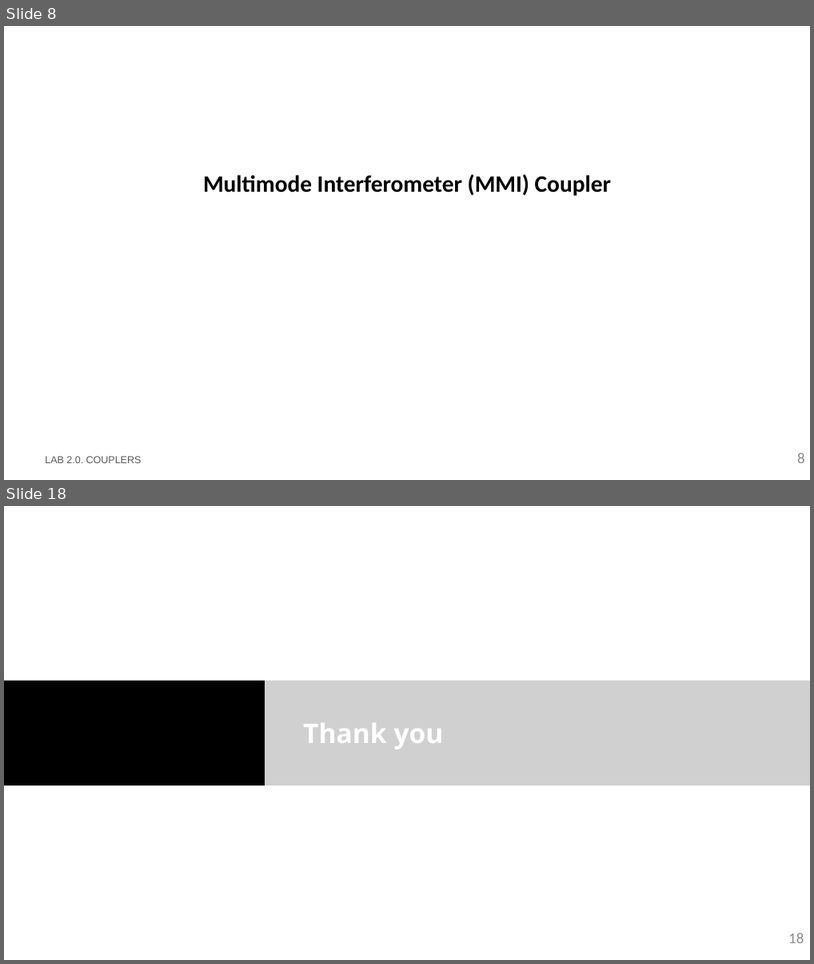
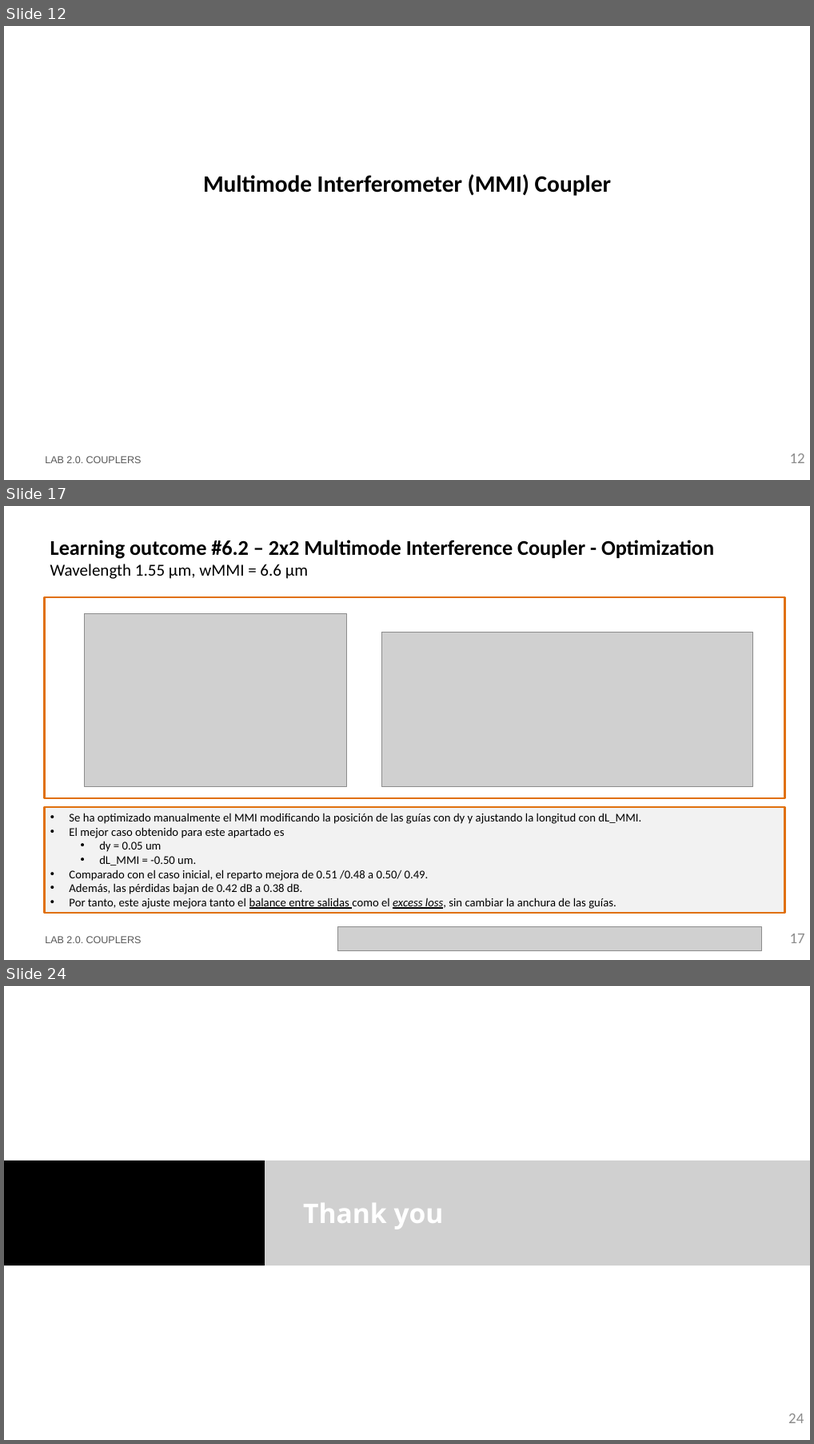
Before and after one commit to Japeacru/cifoin-lab2, a slide deck: LabBook_20.pptx. Shown one above the other, each under a label of ours: slides 8 and 18 before the commit, slides 12, 17 and 24 after it; the slides between them are not shown. The pictures are 814x964 and 814x1444 pixels, drawn with LibreOffice and Linux fonts; fonts in the diff are those of the drawing; grey boxes stand for pictures; background and template pictures are left out. Boxes give left, top, right and bottom in pixels: in the first picture for what was removed or moved away, otherwise in the second. Text is boxed around its words. In the diff, an @@ line names an element or a change of style, - is before the commit and + after.

```diff
--- a/LabBook_20.pptx
+++ b/LabBook_20.pptx
@@ slide 17 added at bbox=[4, 506, 810, 960], background #FFFFFF @@
@@ title added at bbox=[50, 540, 714, 579], 25 pt, text #000000, bold @@
+Learning outcome #6.2 – 2x2 Multimode Interference Coupler - Optimization
+Wavelength 1.55 µm, wMMI = 6.6 µm
@@ rectangle added at bbox=[45, 597, 786, 799], outline #E0700D 2.25 pt @@
@@ picture added at bbox=[85, 614, 346, 786] @@
@@ picture added at bbox=[382, 632, 754, 786] @@
@@ rectangle added at bbox=[45, 807, 786, 912], fill #F2F2F2, outline #E0700D 2.25 pt, 14 pt, text #000000 @@
+• Se ha optimizado manualmente el MMI modificando la posición de las guías con dy y ajustando la longitud con dL_MMI.
+• El mejor caso obtenido para este apartado es
+  • dy = 0.05 um
+  • dL_MMI = -0.50 um.
+• Comparado con el caso inicial, el reparto mejora de 0.51 /0.48 a 0.50/ 0.49.
+• Además, las pérdidas bajan de 0.42 dB a 0.38 dB.
+• Por tanto, este ajuste mejora tanto el balance entre salidas como el excess loss, sin cambiar la anchura de las guías.
@@ text added at bbox=[45, 936, 142, 943], 12 pt, text #585858 @@
+LAB 2.0. COUPLERS
@@ picture added at bbox=[338, 927, 762, 951] @@
@@ page number added at bbox=[790, 933, 806, 943], 18 pt, text #8C8C8C @@
+17
@@ what was slide 8 is now slide 12 @@
@@ page number at bbox=[790, 453, 806, 463]: text changed @@
-8
+12
@@ what was slide 18 is now slide 24 @@
@@ page number at bbox=[789, 1413, 804, 1423]: text changed @@
-18
+24
```
Also in this commit, not shown: 6 slides changed, 6 other slides added, 1 slide removed, 1 other file.
